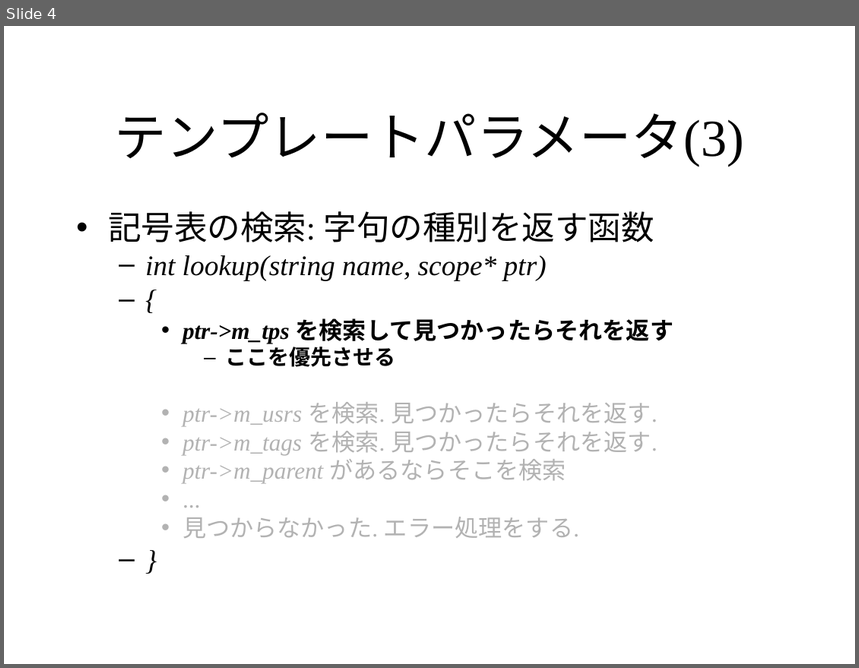
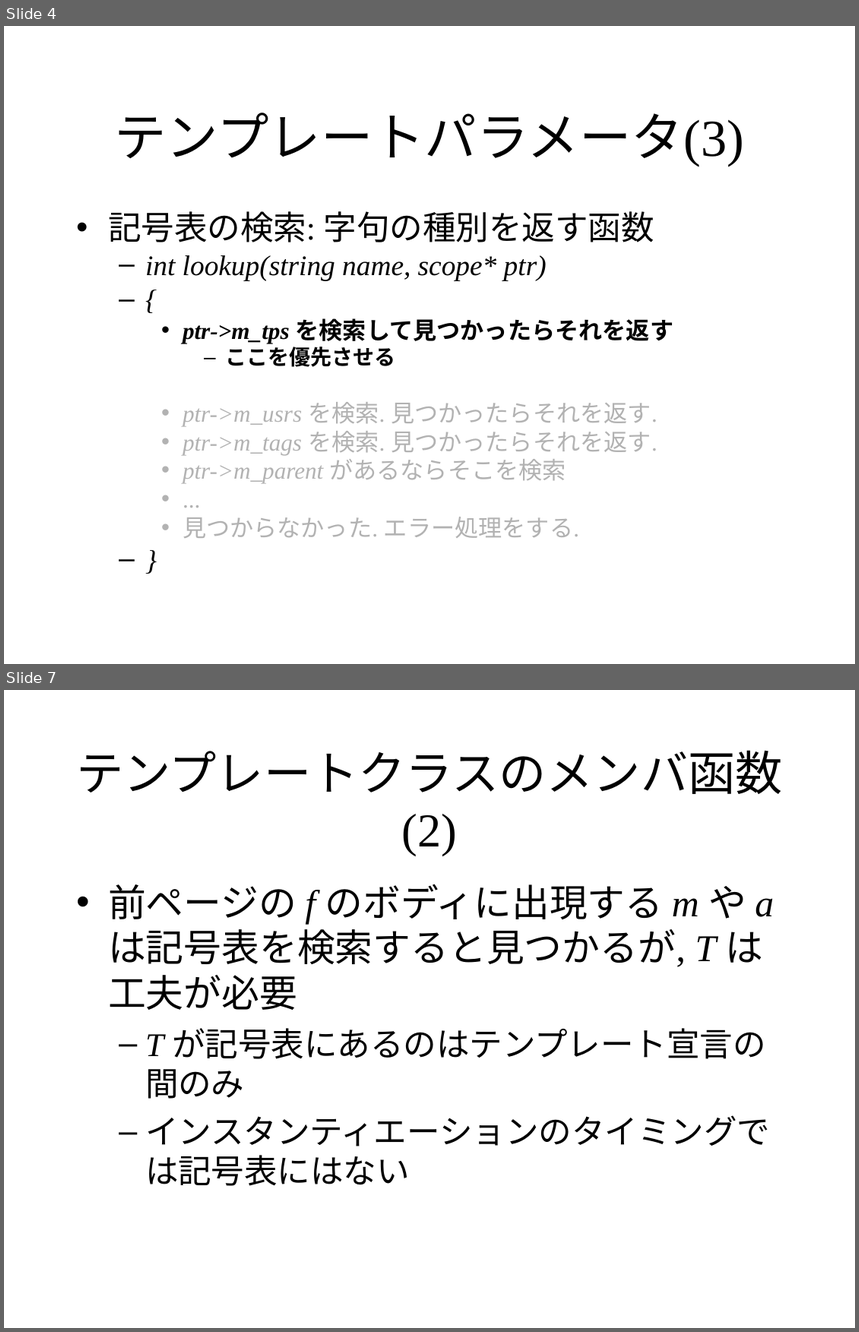
Before and after one commit to KeiHasegawa/cxx_doc, a slide deck: 14_template_parse.ppt. Shown one above the other, each under a label of ours: slide 4 before the commit, slides 4 and 7 after it; the slides between them are not shown. The pictures are 859x668 and 859x1332 pixels, drawn with LibreOffice and Linux fonts; fonts in the diff are those of the drawing. Boxes give left, top, right and bottom in pixels: in the first picture for what was removed or moved away, otherwise in the second. Text is boxed around its words. In the diff, an @@ line names an element or a change of style, - is before the commit and + after.

```diff
--- a/14_template_parse.ppt
+++ b/14_template_parse.ppt
@@ slide 7 added at [4, 690, 855, 1328], background #FFFFFF @@
@@ title added at [76, 750, 782, 856], 40 pt, text #000000 @@
+テンプレートクラスのメンバ函数(2)
@@ text added at [108, 884, 774, 1186], 28 pt, text #000000 @@
+• 前ページの f のボディに出現する m や a は記号表を検索すると見つかるが, T は工夫が必要
+  – T が記号表にあるのはテンプレート宣言の間のみ
+  – インスタンティエーションのタイミングでは記号表にはない
```
Also in this commit, not shown: 3 slides changed, 2 other slides added, 1 other file.
